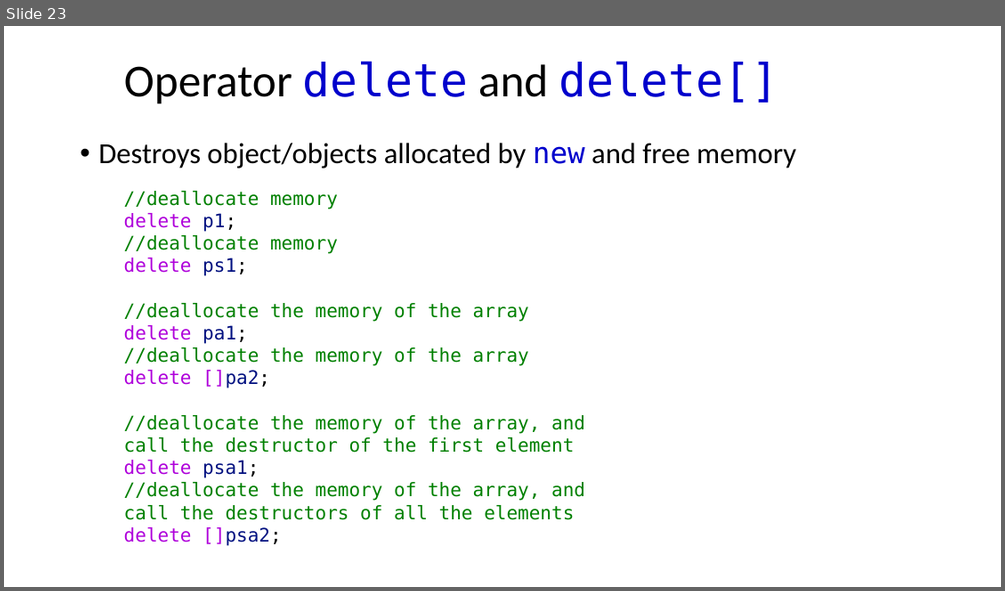
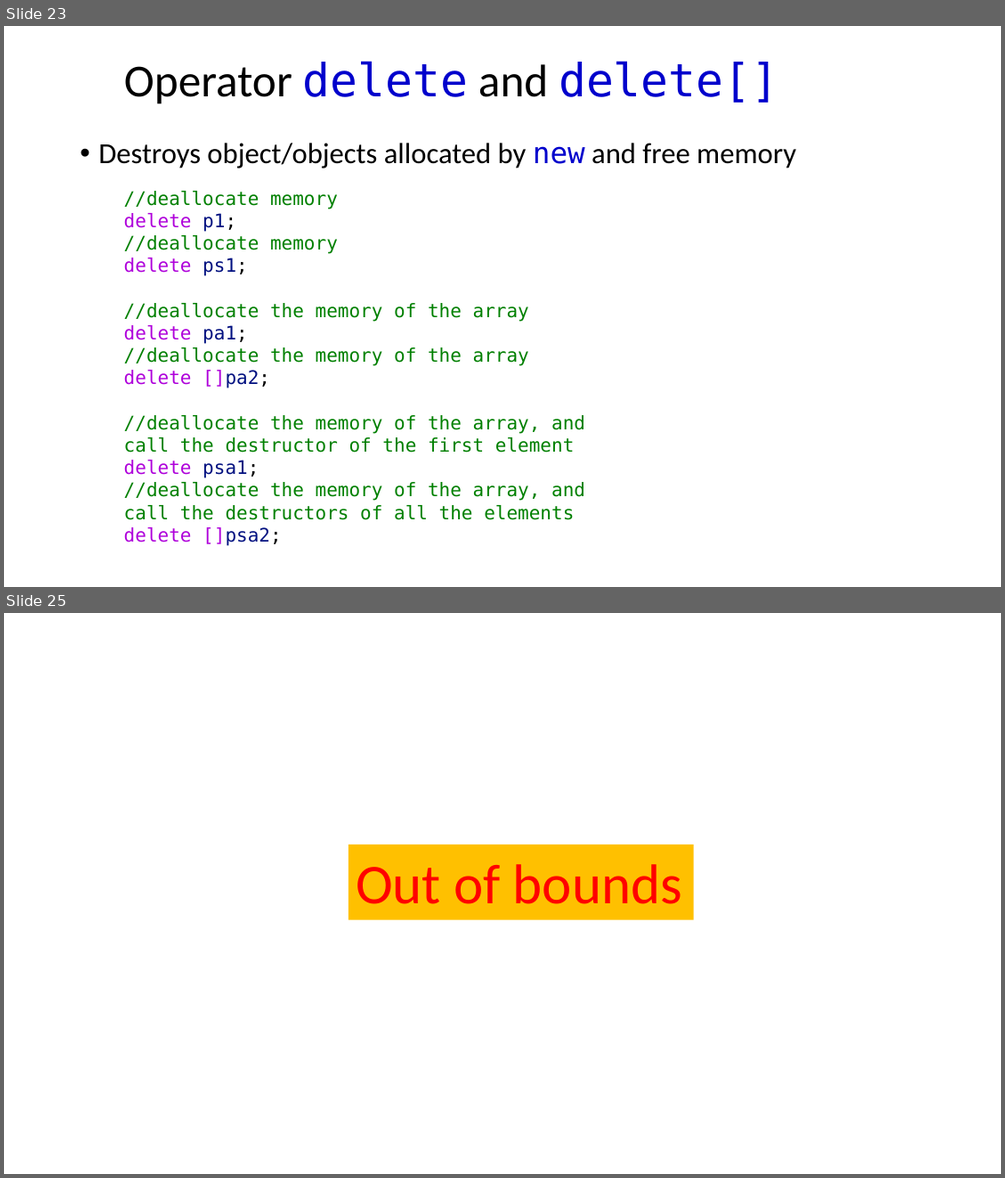
Before and after one commit to ShiqiYu/CPP, a slide deck: week05/Lecture05.pptx. Shown one above the other, each under a label of ours: slide 23 before the commit, slides 23 and 25 after it; the slides between them are not shown. The pictures are 1005x591 and 1005x1178 pixels, drawn with LibreOffice and Linux fonts; fonts in the diff are those of the drawing; background and template pictures are left out. Boxes give left, top, right and bottom in pixels: in the first picture for what was removed or moved away, otherwise in the second. Text is boxed around its words. In the diff, an @@ line names an element or a change of style, - is before the commit and + after.

```diff
--- a/week05/Lecture05.pptx
+++ b/week05/Lecture05.pptx
@@ slide 25 added at box(4, 613, 1001, 1174), background picture (left out) @@
@@ rectangle added at box(348, 844, 695, 919), fill #FFC000, 54 pt, text #FF0000 @@
+Out of bounds
```
Also in this commit, not shown: 1 slide changed, 3 other slides added.
